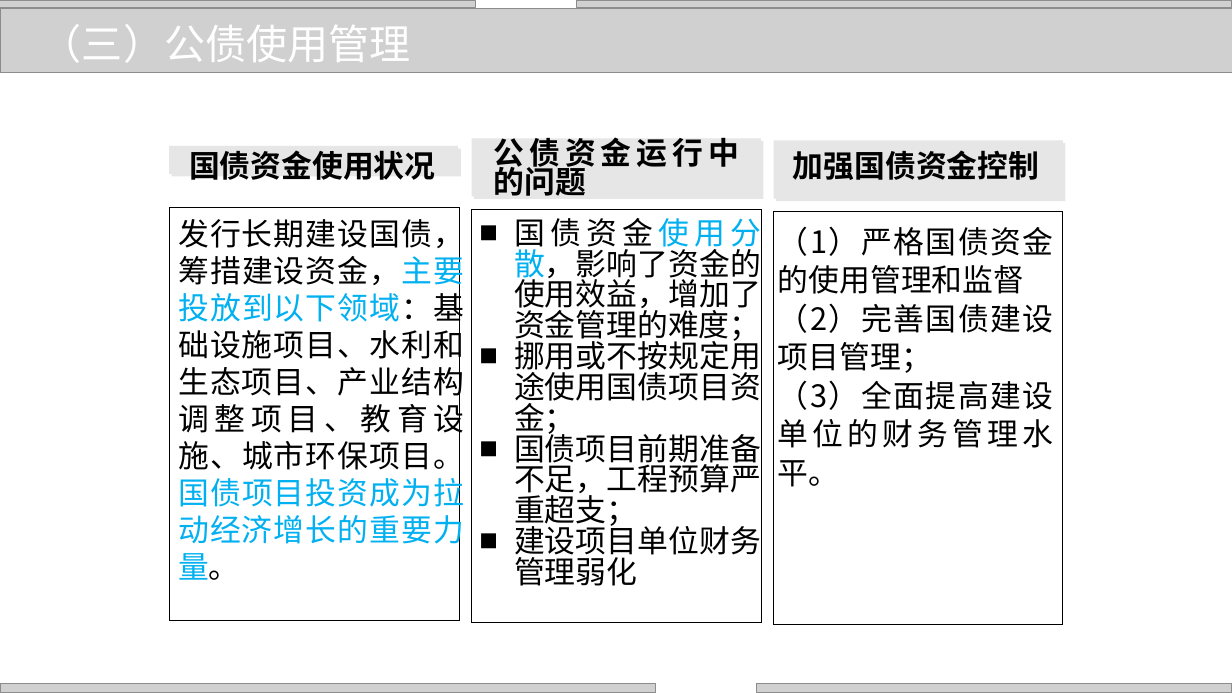
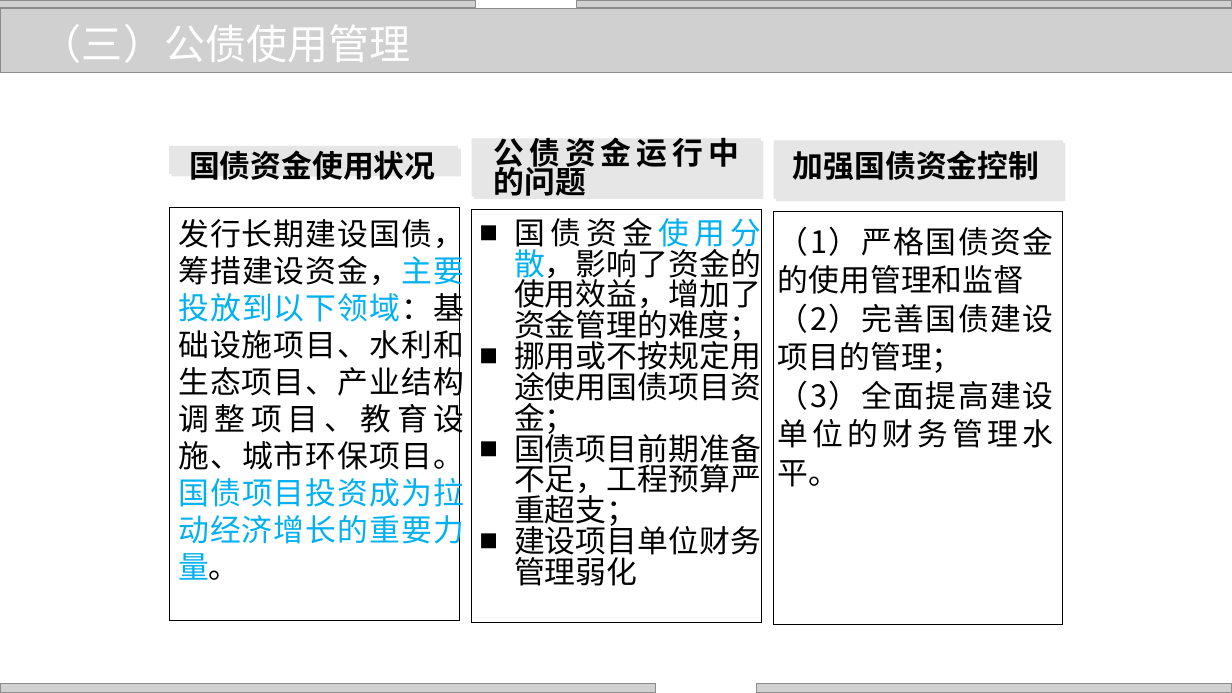
Before and after one commit to zhangjianzhang/internet_credit, a slide deck: slide 39 of files/slides/lecture_13.pptx (slide 35 before the commit). Drawn at 1232x693 pixels with LibreOffice and Linux fonts; fonts in the diff are those of the drawing; grey boxes stand for pictures; background and template pictures are left out. Boxes give left, top, right and bottom in pixels: in the first picture for what was removed or moved away, otherwise in the second. Text is boxed around its words. In the diff, an @@ line names an element or a change of style, - is before the commit and + after.

```diff
--- a/files/slides/lecture_13.pptx
+++ b/files/slides/lecture_13.pptx
@@ text at (778,303,1054,373): text changed @@
-（2）完善国债建设项目管理；
+（2）完善国债建设项目的管理；
```
Also in this commit, not shown: 12 other slides changed, 4 slides added, 3 other files.
